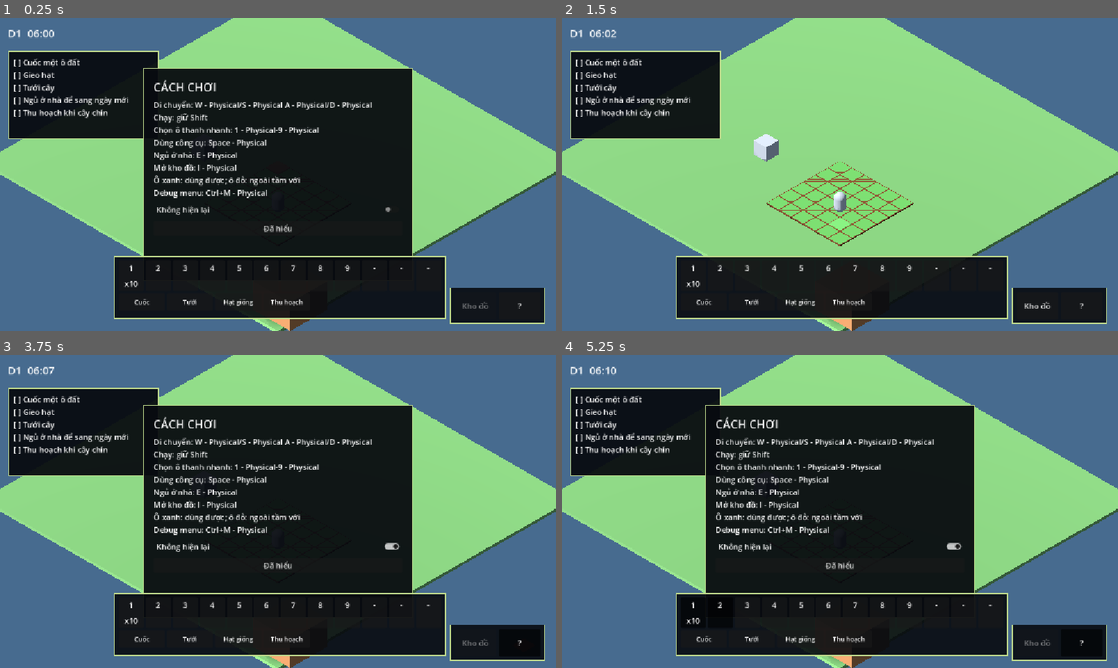
Above: before the commit, frames 1-4 (two rows, left to right).
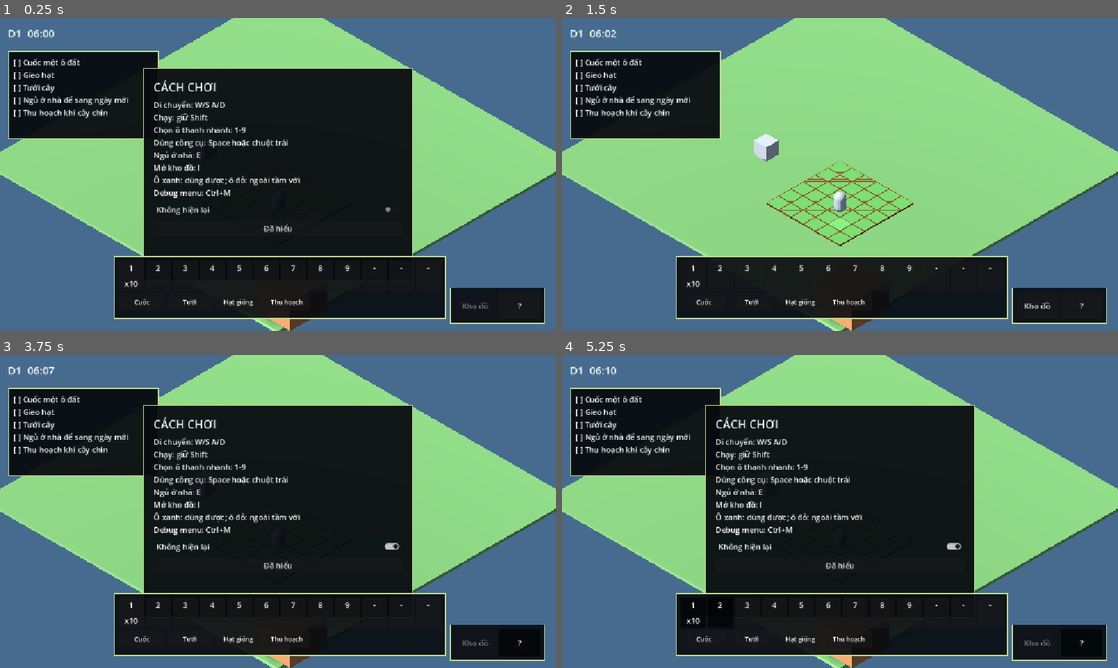
Above: after the commit, the same moments.

Repository: hoangarts1/nongtrai
Game: Godot game, scene res://scenes/main/main.tscn
The game is run twice, just before and just after one commit, with the same random seed, the same clock (stepped at 60 frames per second) and the same inputs.
Inputs (mouse positions are in pixels of both pictures, inside the frame that each line leads up to):
- Up to frame 1 (0.25 s): no input
- Up to frame 2 (1.5 s): click "Không hiện lại" at 0.5 s; click "Đã hiểu" at 1.25 s
- Up to frame 3 (3.75 s): click "Kho đồ" at 2 s; click "Đóng" at 2.75 s; click "?" at 3.5 s
- Up to frame 4 (5.25 s): click (695, 611) at 4.25 s; click (717, 611) at 5 s

The runs differ from the first frame. In frame 1, 0.9% of the frame differs, in the area x 36-67%, y 26-58%; in frame 2, nothing differs; in frame 3, 0.9%; in frame 4, 0.9%.

Commit message:
fix: clean tutorial key labels
Co-authored-by: Copilot <223556219+Copilot@users.noreply.github.com>

Diff:
--- a/scripts/view/tool_action_controller.gd
+++ b/scripts/view/tool_action_controller.gd
@@ -58,7 +58,8 @@
 	_farm_view.call("set_hovered_cell", _hovered_cell, true, _hovered_valid)
 
 func _unhandled_input(event: InputEvent) -> void:
-	if not event.is_action_pressed("use_tool"):
+	var is_mouse_use: bool = event is InputEventMouseButton and (event as InputEventMouseButton).button_index == MOUSE_BUTTON_LEFT and (event as InputEventMouseButton).pressed
+	if not event.is_action_pressed("use_tool") and not is_mouse_use:
 		return
 	if not _hovered_valid or _is_input_locked():
 		return
--- a/scripts/view/tutorial_panel.gd
+++ b/scripts/view/tutorial_panel.gd
@@ -82,7 +82,7 @@
 		tr("UI_HELP_MOVE") % _keys_for_action(&"move_up", &"move_down", &"move_left", &"move_right"),
 		tr("UI_HELP_SPRINT") % _key_for_action(&"sprint"),
 		tr("UI_HELP_HOTBAR") % _keys_for_hotbar(),
-		tr("UI_HELP_TOOL") % _key_for_action(&"use_tool"),
+		tr("UI_HELP_TOOL") % _tool_binding_text(),
 		tr("UI_HELP_SLEEP") % _key_for_action(&"interact"),
 		tr("UI_HELP_INVENTORY") % _key_for_action(&"open_inventory"),
 		tr("UI_HELP_TARGET_COLORS")
@@ -93,7 +93,54 @@
 
 func _key_for_action(action: StringName) -> String:
 	var events: Array[InputEvent] = InputMap.action_get_events(action)
-	return events[0].as_text() if not events.is_empty() else String(action)
+	return _format_input_event(events[0]) if not events.is_empty() else String(action)
+
+func _format_input_event(event: InputEvent) -> String:
+	if event is InputEventKey:
+		var key_event: InputEventKey = event as InputEventKey
+		var parts: Array[String] = []
+		if key_event.ctrl_pressed:
+			parts.append("Ctrl")
+		if key_event.shift_pressed:
+			parts.append("Shift")
+		if key_event.alt_pressed:
+			parts.append("Alt")
+		var key_code: int = key_event.physical_keycode if key_event.physical_keycode != 0 else key_event.keycode
+		var key_name: String = _key_name(key_code)
+		if not key_name.is_empty():
+			parts.append(key_name)
+		return "+".join(parts)
+	if event is InputEventMouseButton:
+		var mouse_event: InputEventMouseButton = event as InputEventMouseButton
+		if mouse_event.button_index == MOUSE_BUTTON_LEFT:
+			return "chuột trái"
+	return event.get_class()
+
+func _key_name(key_code: int) -> String:
+	match key_code:
+		KEY_SPACE:
+			return "Space"
+		KEY_SHIFT:
+			return "Shift"
+		KEY_CTRL:
+			return "Ctrl"
+		KEY_UP:
+			return "Mũi tên lên"
+		KEY_DOWN:
+			return "Mũi tên xuống"
+		KEY_LEFT:
+			return "Mũi tên trái"
+		KEY_RIGHT:
+			return "Mũi tên phải"
+		_:
+			if key_code >= KEY_A and key_code <= KEY_Z:
+				return String.chr(key_code)
+			if key_code >= KEY_0 and key_code <= KEY_9:
+				return String.chr(key_code)
+			return ""
+
+func _tool_binding_text() -> String:
+	return "%s hoặc chuột trái" % _key_for_action(&"use_tool")
 
 func _keys_for_action(first: StringName, second: StringName, third: StringName, fourth: StringName) -> String:
 	return "%s/%s %s/%s" % [_key_for_action(first), _key_for_action(second), _key_for_action(third), _key_for_action(fourth)]
--- a/tests/unit/test_onboarding.gd
+++ b/tests/unit/test_onboarding.gd
@@ -12,8 +12,10 @@
 	var tutorial: Control = main.get_node("TutorialPanel")
 	assert_true(tutorial.visible)
 	var instructions: Label = tutorial.get_node("MarginContainer/VBoxContainer/Instructions")
-	assert_true(instructions.text.contains(InputMap.action_get_events(&"move_up")[0].as_text()))
-	assert_true(instructions.text.contains(InputMap.action_get_events(&"open_inventory")[0].as_text()))
+	assert_true(instructions.text.contains("W"))
+	assert_true(instructions.text.contains("I"))
+	assert_true(instructions.text.contains("Space hoặc chuột trái"))
+	assert_false(instructions.text.contains("Physical"))
 	var check: CheckButton = tutorial.get_node("MarginContainer/VBoxContainer/DoNotShowAgain")
 	check.button_pressed = true
 	tutorial.call("close_help")
